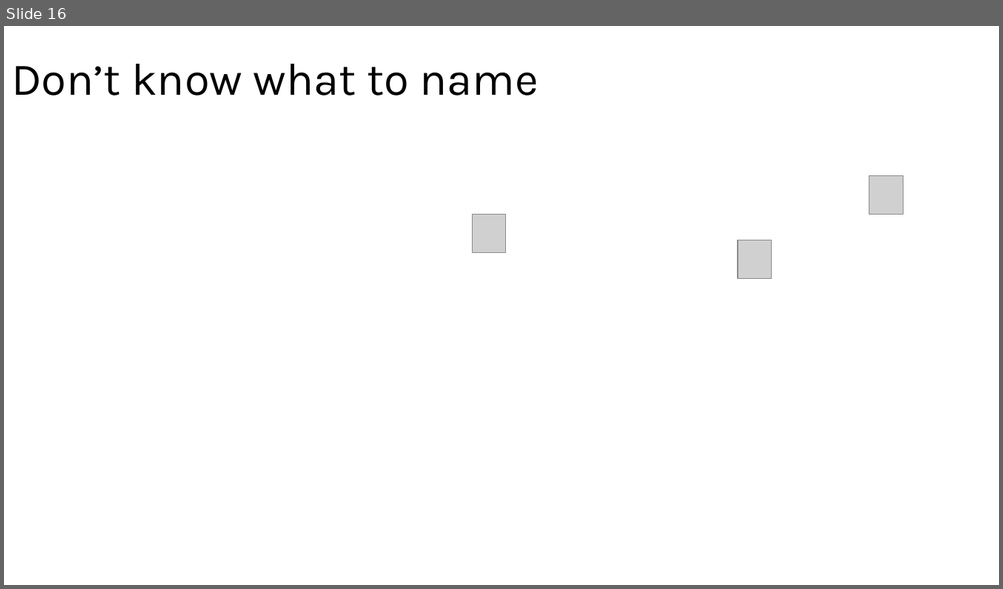
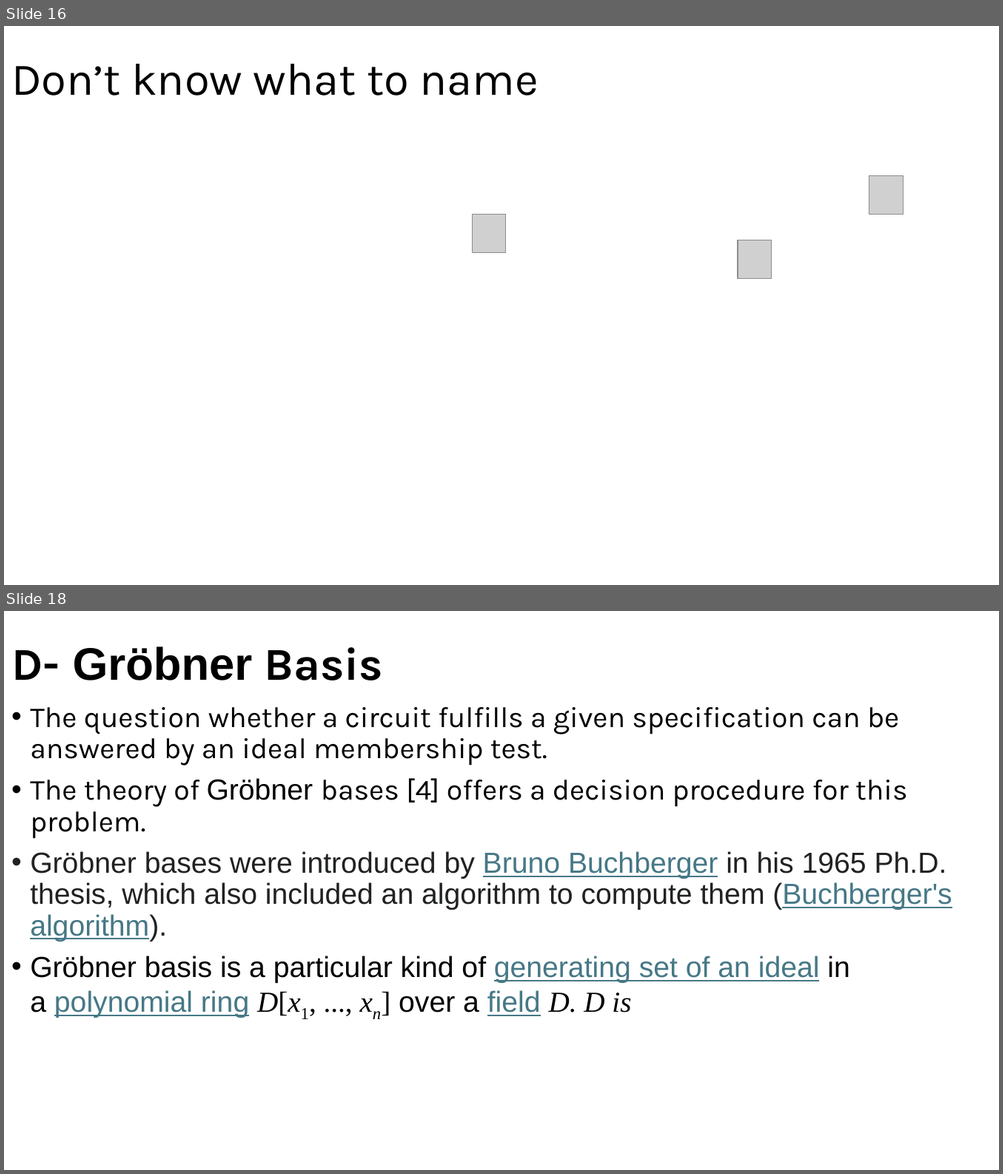
Before and after one commit to 33arsenic75/COL876-SAT-Solvers-and-Automated-Reasoning, a slide deck: COL876.pptx. Shown one above the other, each under a label of ours: slide 16 before the commit, slides 16 and 18 after it; the slides between them are not shown. The pictures are 1003x589 and 1003x1174 pixels, drawn with LibreOffice and Linux fonts; fonts in the diff are those of the drawing; grey boxes stand for pictures. Boxes give left, top, right and bottom in pixels: in the first picture for what was removed or moved away, otherwise in the second. Text is boxed around its words. In the diff, an @@ line names an element or a change of style, - is before the commit and + after.

```diff
--- a/COL876.pptx
+++ b/COL876.pptx
@@ slide 18 added at (x1=4, y1=611, x2=999, y2=1170), background #FFFFFF @@
@@ title added at (x1=11, y1=647, x2=383, y2=681), 44 pt, text #000000, bold @@
+D- Gröbner Basis
@@ text added at (x1=30, y1=707, x2=951, y2=1018), 28 pt, text #000000 @@
+• The question whether a circuit fulfills a given specification can be answered by an ideal membership test.
+• The theory of Gröbner bases [4] offers a decision procedure for this problem.
+• Gröbner bases were introduced by Bruno Buchberger in his 1965 Ph.D. thesis, which also included an algorithm to compute them (Buchberger's algorithm).
+• Gröbner basis is a particular kind of generating set of an ideal in a polynomial ring D[x1, ..., xn] over a field D. D is
```
Also in this commit, not shown: 1 slide changed, 1 other slide added, 2 slides removed, 1 other file.
